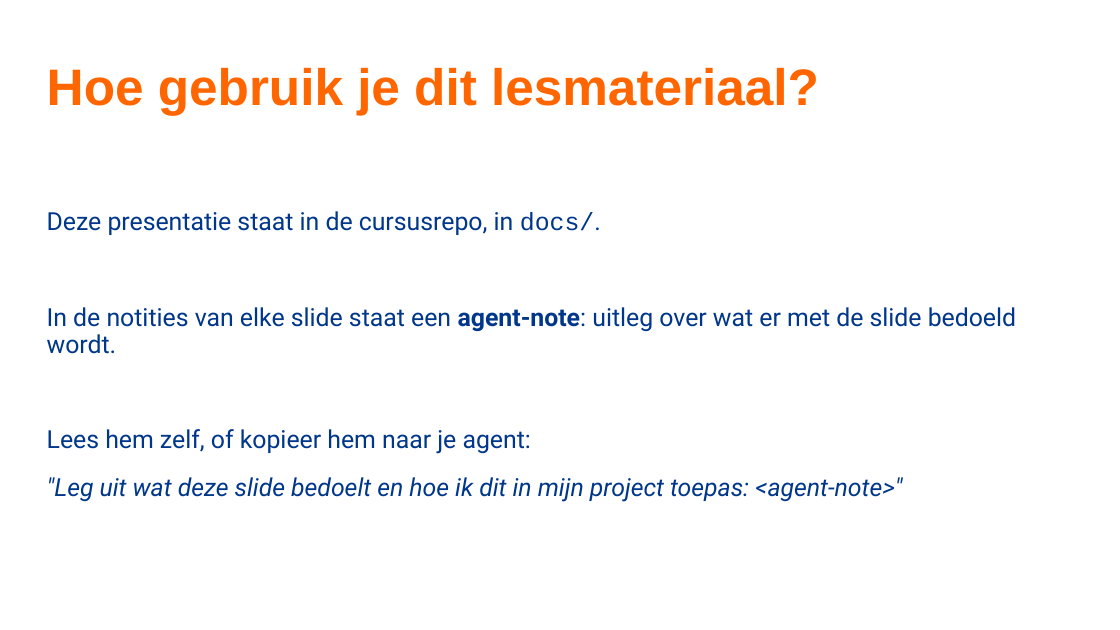
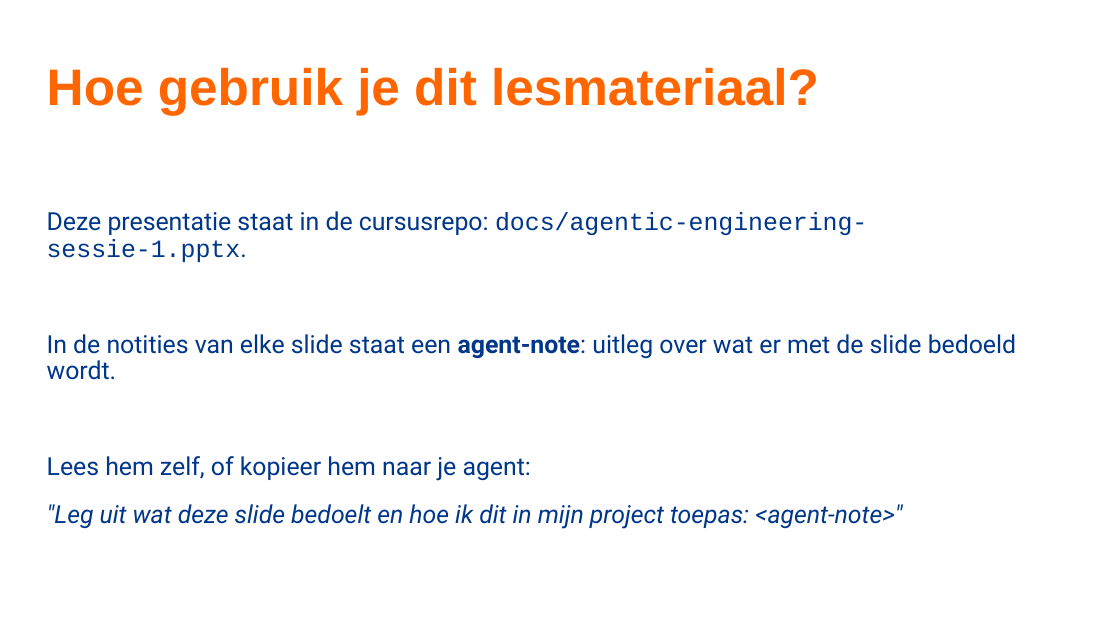
Before and after one commit to TeamNLSportScienceCentre/teamnl-agentic-engineering, a slide deck: slide 42 of docs/agentic-engineering-sessie-1.pptx. Drawn at 1120x630 pixels with LibreOffice and Linux fonts; fonts in the diff are those of the drawing; background and template pictures are left out. Boxes give left, top, right and bottom in pixels: in the first picture for what was removed or moved away, otherwise in the second. Text is boxed around its words. In the diff, an @@ line names an element or a change of style, - is before the commit and + after.

```diff
--- a/docs/agentic-engineering-sessie-1.pptx
+++ b/docs/agentic-engineering-sessie-1.pptx
@@ text at (47,211,867,262): text changed; font Roboto to Courier New @@
-Deze presentatie staat in de cursusrepo, in docs/.
+Deze presentatie staat in de cursusrepo: docs/agentic-engineering-sessie-1.pptx.
```
